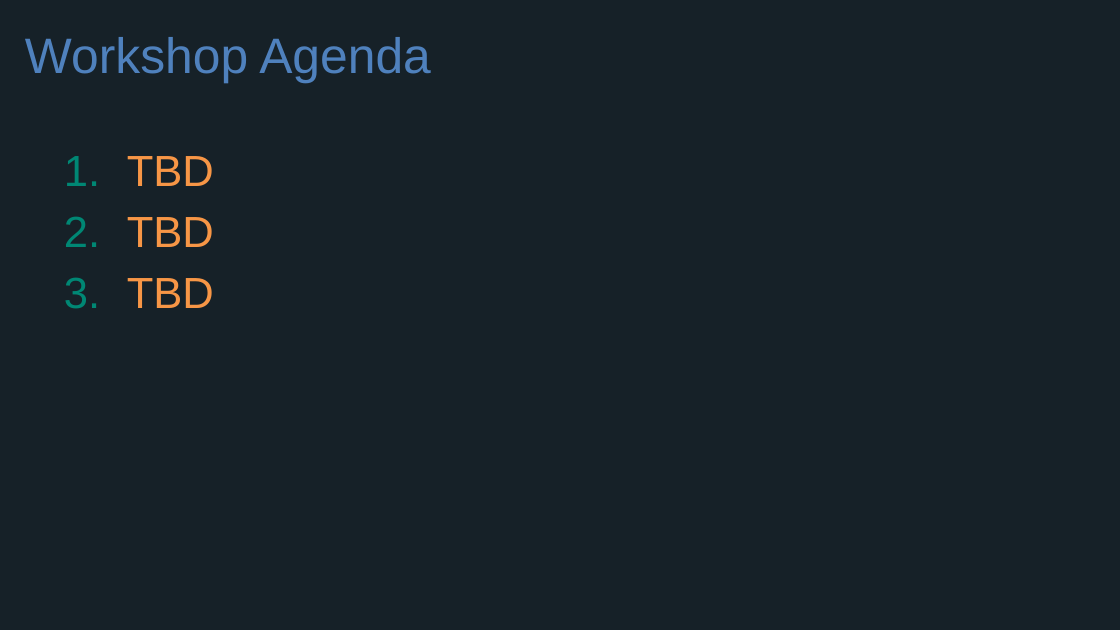
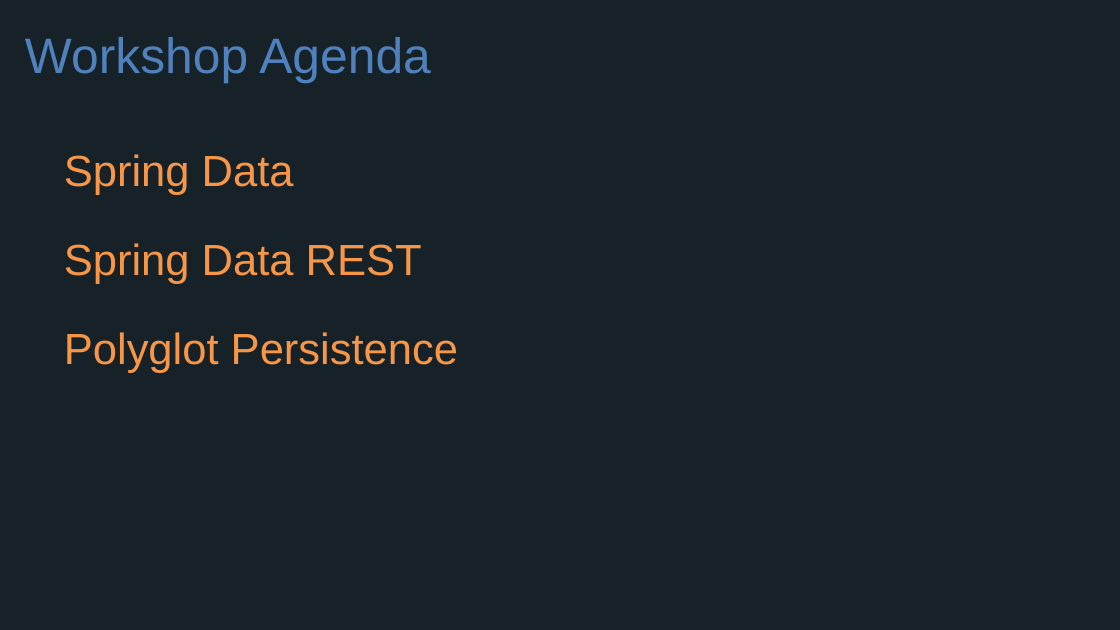
Before and after one commit to wxlund/CN-Workshop-Boeing, a slide deck: slide 2 of presentations/Session_3_Polyglot_Persist.pptx. Drawn at 1120x630 pixels with LibreOffice and Linux fonts; fonts in the diff are those of the drawing; background and template pictures are left out. Boxes give left, top, right and bottom in pixels: in the first picture for what was removed or moved away, otherwise in the second. Text is boxed around its words. In the diff, an @@ line names an element or a change of style, - is before the commit and + after.

```diff
--- a/presentations/Session_3_Polyglot_Persist.pptx
+++ b/presentations/Session_3_Polyglot_Persist.pptx
@@ text at [64,154,458,373]: text changed @@
-1. TBD
-2. TBD
-3. TBD
+Spring Data
+Spring Data REST
+Polyglot Persistence
```
Also in this commit, not shown: 15 slides added.
